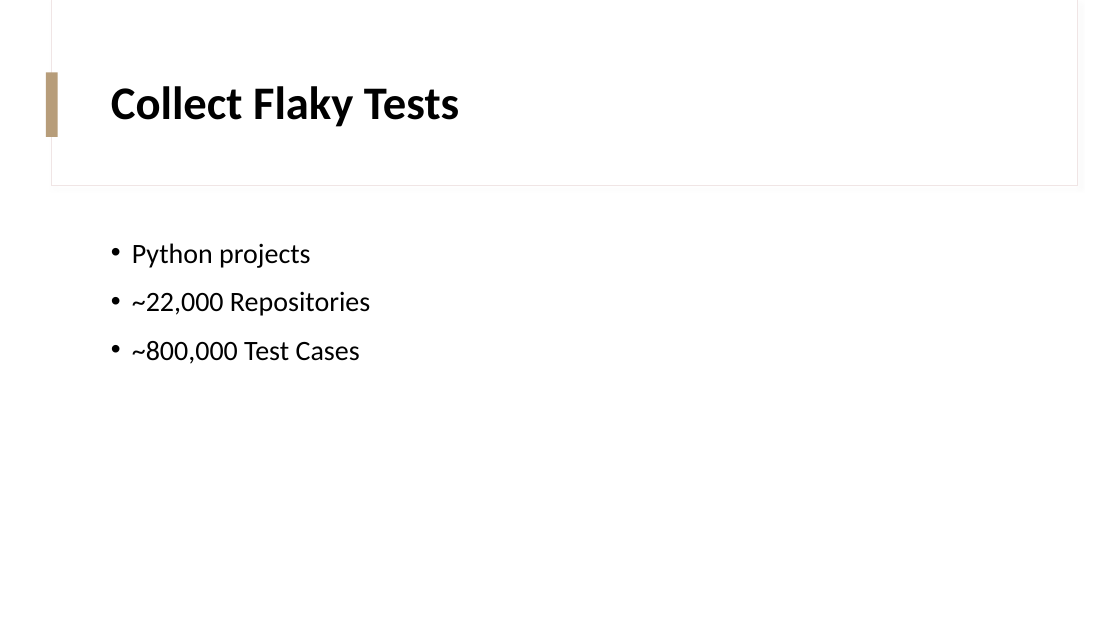
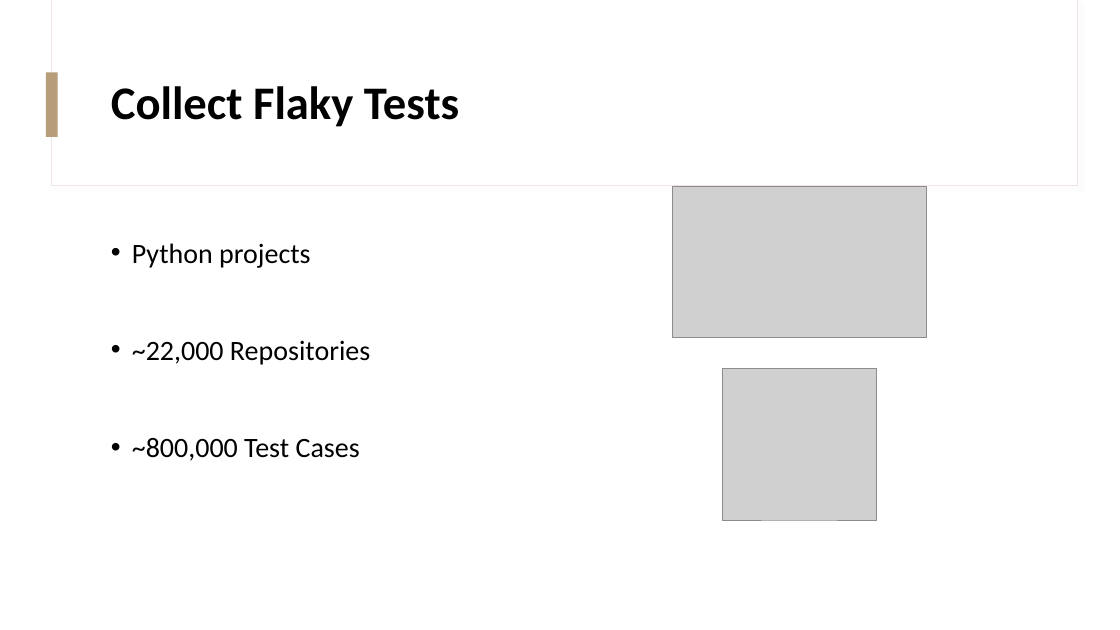
Before and after one commit to KhaledBadran/SOEN7481_Project, a slide deck: slide 3 of A Combined Approach to Detect a Flaky Tests in Python Presentation.pptx. Drawn at 1120x630 pixels with LibreOffice and Linux fonts; fonts in the diff are those of the drawing; grey boxes stand for pictures. Boxes give left, top, right and bottom in pixels: in the first picture for what was removed or moved away, otherwise in the second. Text is boxed around its words. In the diff, an @@ line names an element or a change of style, - is before the commit and + after.

```diff
--- a/A Combined Approach to Detect a Flaky Tests in Python Presentation.pptx
+++ b/A Combined Approach to Detect a Flaky Tests in Python Presentation.pptx
@@ picture added at (x1=672, y1=187, x2=927, y2=338) @@
@@ text "Python projects" rewrapped from (x1=132, y1=243, x2=370, y2=364) to (x1=132, y1=243, x2=370, y2=461) @@
@@ picture added at (x1=723, y1=368, x2=877, y2=520) @@
```
Also in this commit, not shown: 3 other slides changed.
